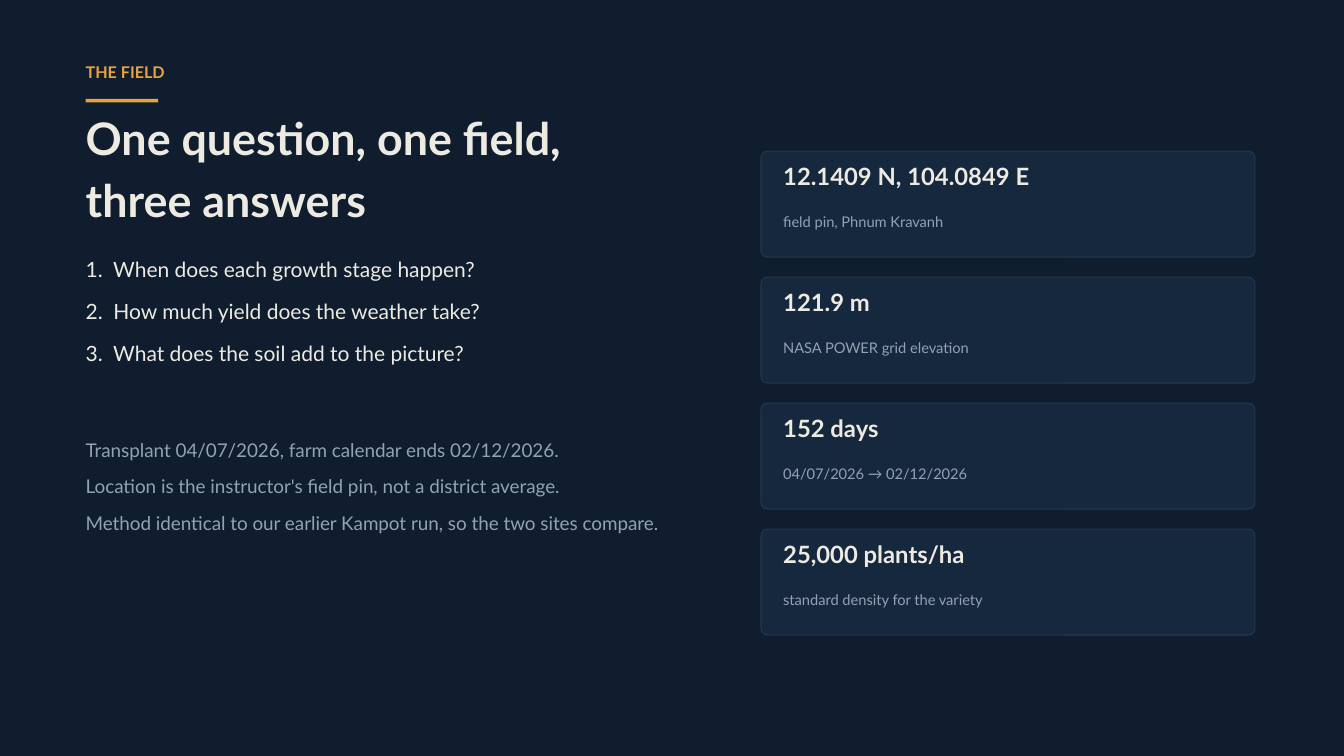
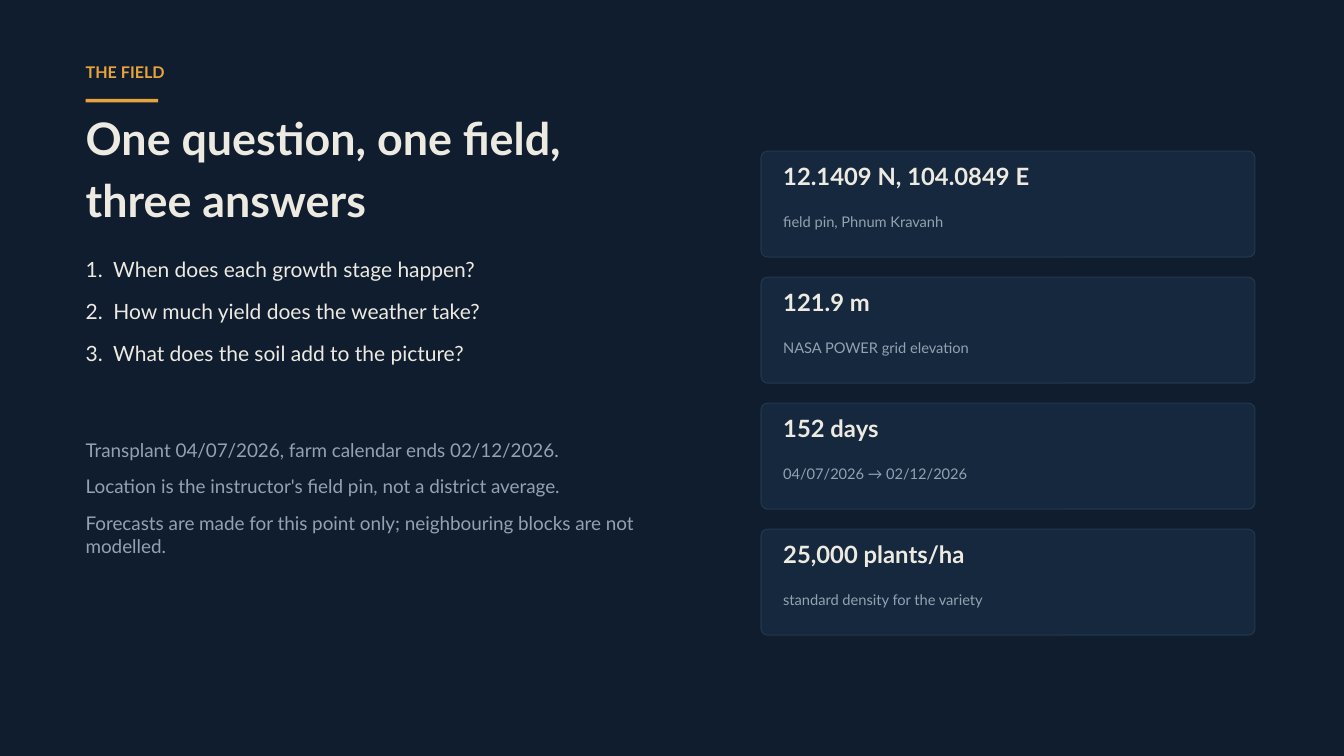
Before and after one commit to ThearaGithub/dss301-chili-midterm, a slide deck: slide 2 of DSS301_RedSky86_Pursat_Slides.pptx. Drawn at 1344x756 pixels with LibreOffice and Linux fonts; fonts in the diff are those of the drawing. Boxes give left, top, right and bottom in pixels: in the first picture for what was removed or moved away, otherwise in the second. Text is boxed around its words. In the diff, an @@ line names an element or a change of style, - is before the commit and + after.

```diff
--- a/DSS301_RedSky86_Pursat_Slides.pptx
+++ b/DSS301_RedSky86_Pursat_Slides.pptx
@@ text at (86, 516, 634, 553): text changed @@
-Method identical to our earlier Kampot run, so the two sites compare.
+Forecasts are made for this point only; neighbouring blocks are not modelled.
```
Also in this commit, not shown: 1 other slide changed, 1 slide added, 1 slide removed, 8 other files.
